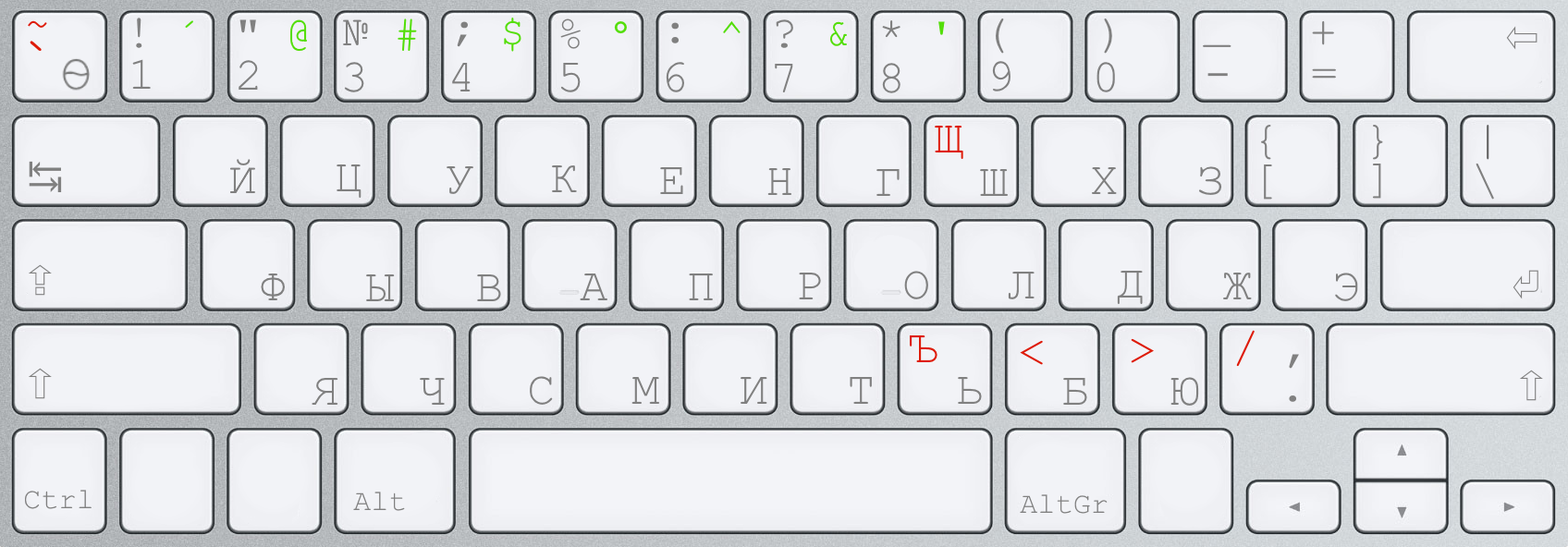
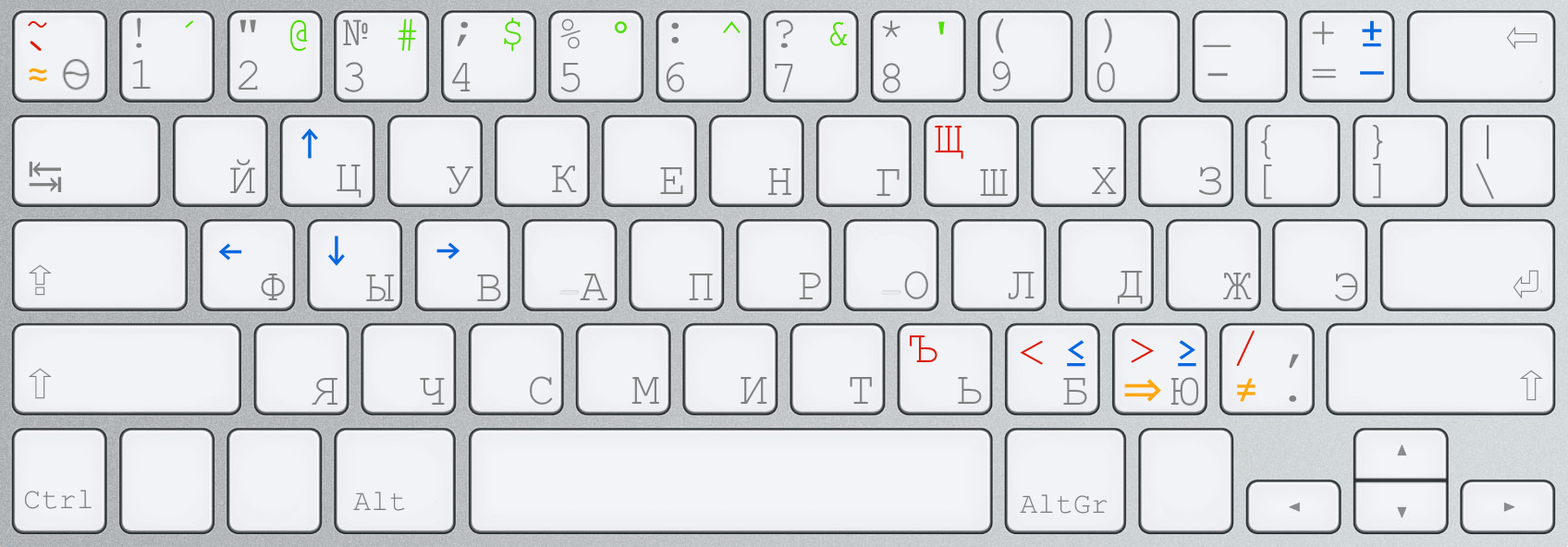
Before/after of a 1568×547 layered artwork. What changed in the layer stack:
painted on "symbols" over [28, 20, 1385, 403]
